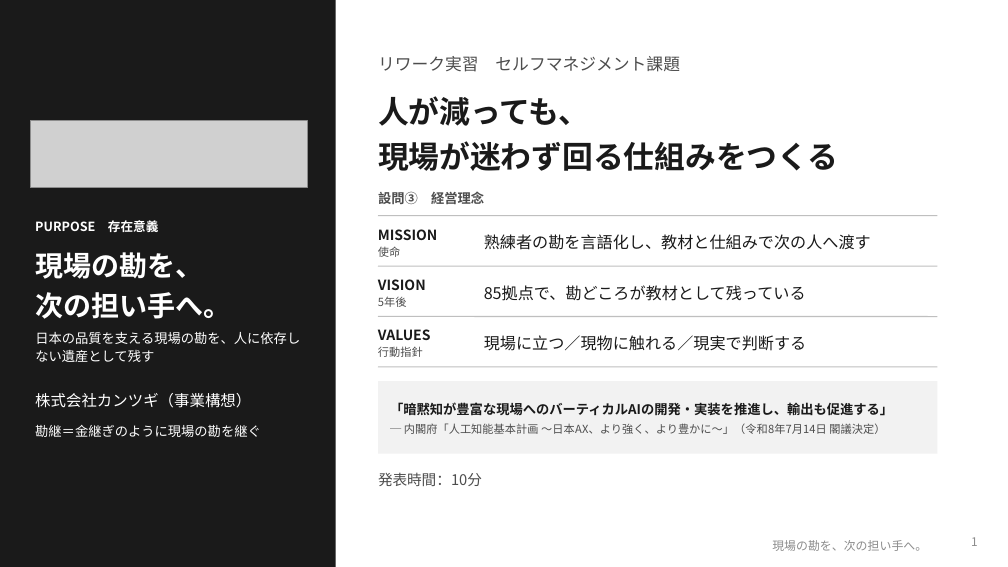
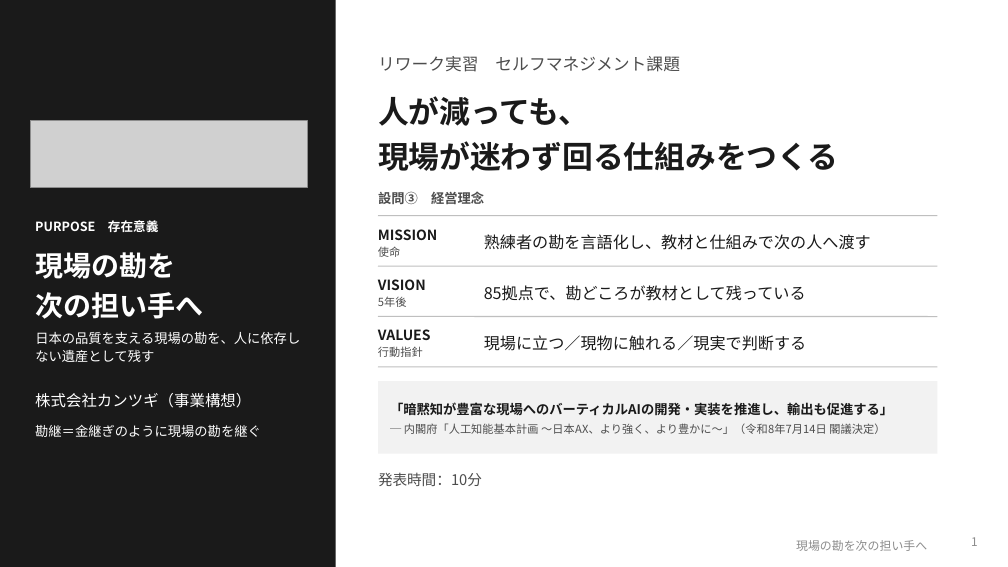
Before and after one commit to SEITOSHIKI/-ai-commute-audio-, a slide deck: slide 1 of deck/セルフマネジメント課題_事業構想プレゼン.pptx. Drawn at 1008x567 pixels with LibreOffice and Linux fonts; fonts in the diff are those of the drawing; grey boxes stand for pictures; background and template pictures are left out. Boxes give left, top, right and bottom in pixels: in the first picture for what was removed or moved away, otherwise in the second. Text is boxed around its words. In the diff, an @@ line names an element or a change of style, - is before the commit and + after.

```diff
--- a/deck/セルフマネジメント課題_事業構想プレゼン.pptx
+++ b/deck/セルフマネジメント課題_事業構想プレゼン.pptx
@@ text at <box>35,252,203,319</box>: text changed @@
-現場の勘を、
-次の担い手へ。
+現場の勘を
+次の担い手へ
@@ text at <box>796,540,927,551</box>: text changed @@
-現場の勘を、次の担い手へ。
+現場の勘を次の担い手へ
```
Also in this commit, not shown: 7 other slides changed, 34 other files.
